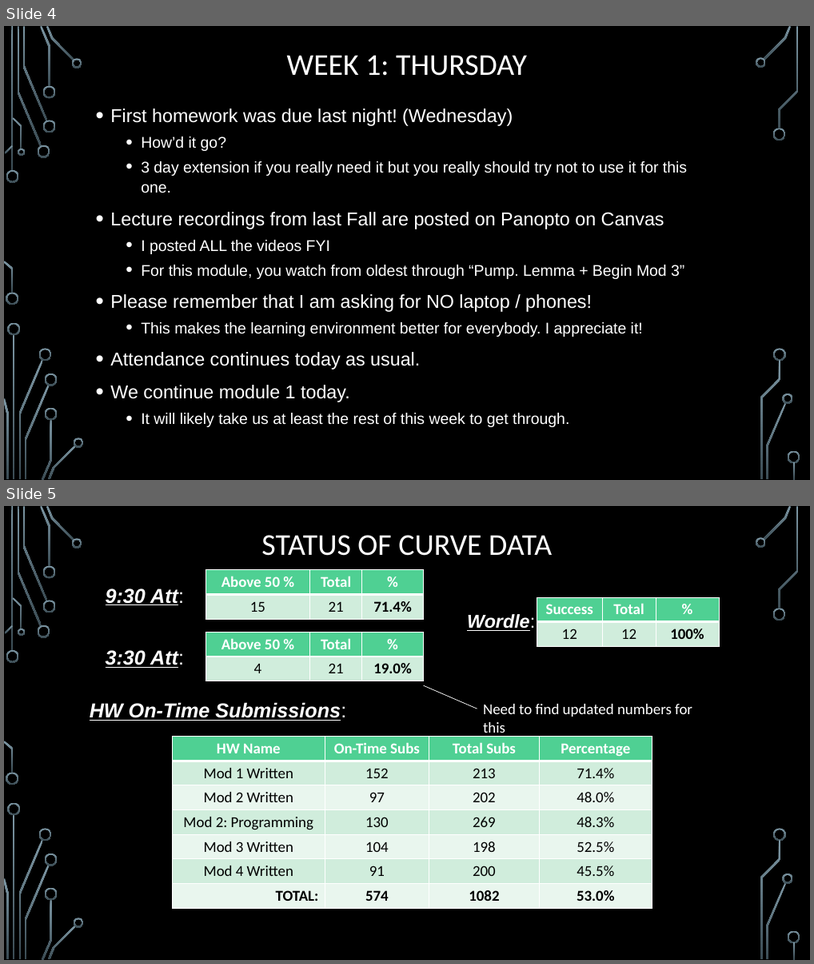
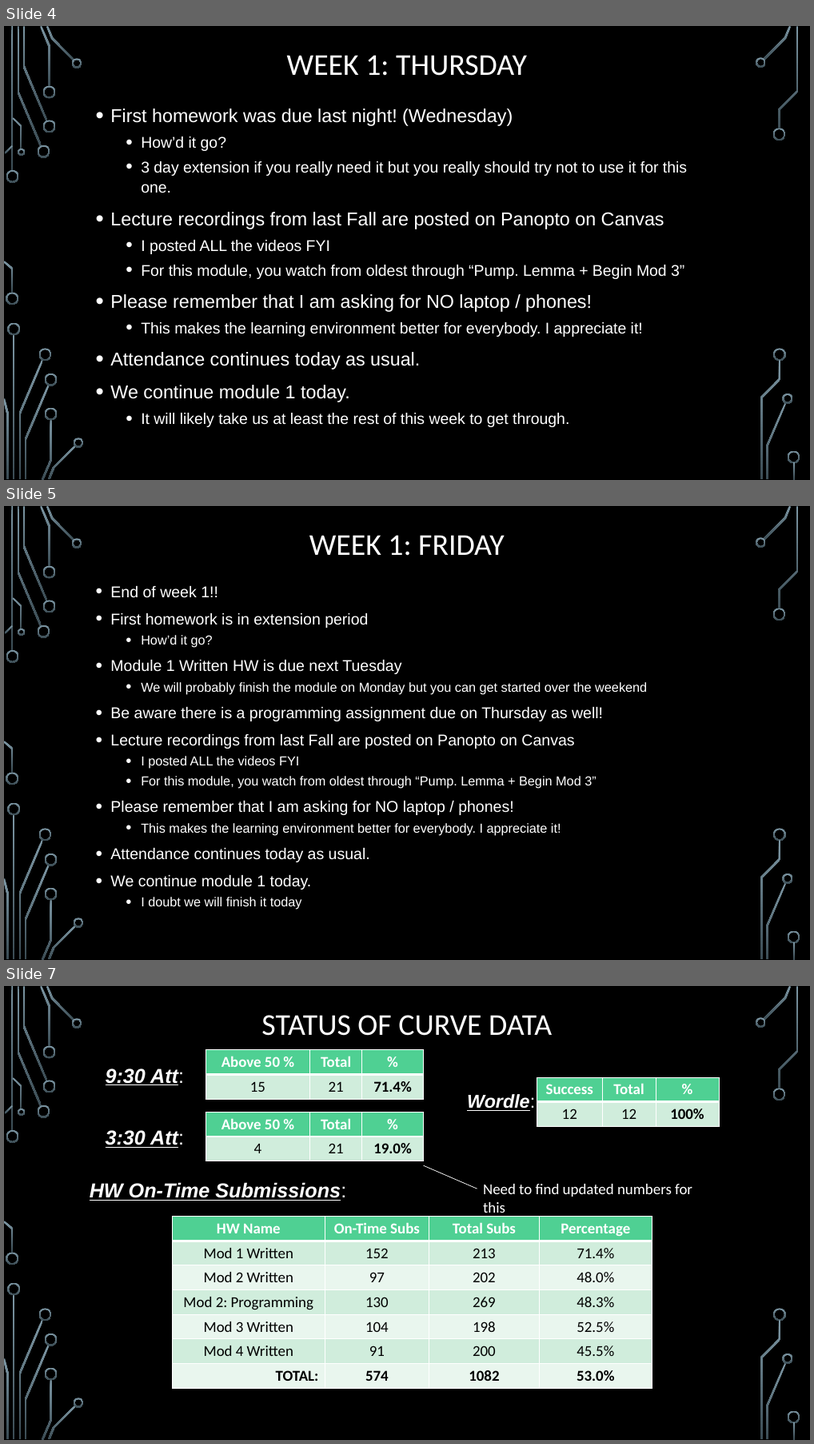
Before and after one commit to markfloryan/dmt2, a slide deck: slides/00-DailyAnnouncements.pptx. Shown one above the other, each under a label of ours: slides 4 and 5 before the commit, slides 4, 5 and 7 after it; the slides between them are not shown. The pictures are 814x964 and 814x1444 pixels, drawn with LibreOffice and Linux fonts; fonts in the diff are those of the drawing; background and template pictures are left out. Boxes give left, top, right and bottom in pixels: in the first picture for what was removed or moved away, otherwise in the second. Text is boxed around its words. In the diff, an @@ line names an element or a change of style, - is before the commit and + after.

```diff
--- a/slides/00-DailyAnnouncements.pptx
+++ b/slides/00-DailyAnnouncements.pptx
@@ slide 5 added at [4, 506, 810, 960], background picture (left out); not listed: 36 template elements that a slide beside it also shows @@
@@ title added at [310, 535, 505, 556], 36 pt, text #FFFFFF @@
+WEEK 1: FRIDAY
@@ text added at [110, 586, 647, 909], 18.6 pt, text #FFFFFF @@
+• End of week 1!!
+• First homework is in extension period
+  • How’d it go?
+• Module 1 Written HW is due next Tuesday
+  • We will probably finish the module on Monday but you can get started over the weekend
+• Be aware there is a programming assignment due on Thursday as well!
+• Lecture recordings from last Fall are posted on Panopto on Canvas
+  • I posted ALL the videos FYI
+  • For this module, you watch from oldest through “Pump. Lemma + Begin Mod 3”
+• Please remember that I am asking for NO laptop / phones!
+  • This makes the learning environment better for everybody. I appreciate it!
+• Attendance continues today as usual.
+• We continue module 1 today.
+  • I doubt we will finish it today
@@ what was slide 5 is now slide 7 @@
```
Also in this commit, not shown: 1 other slide added, 1 other file.
